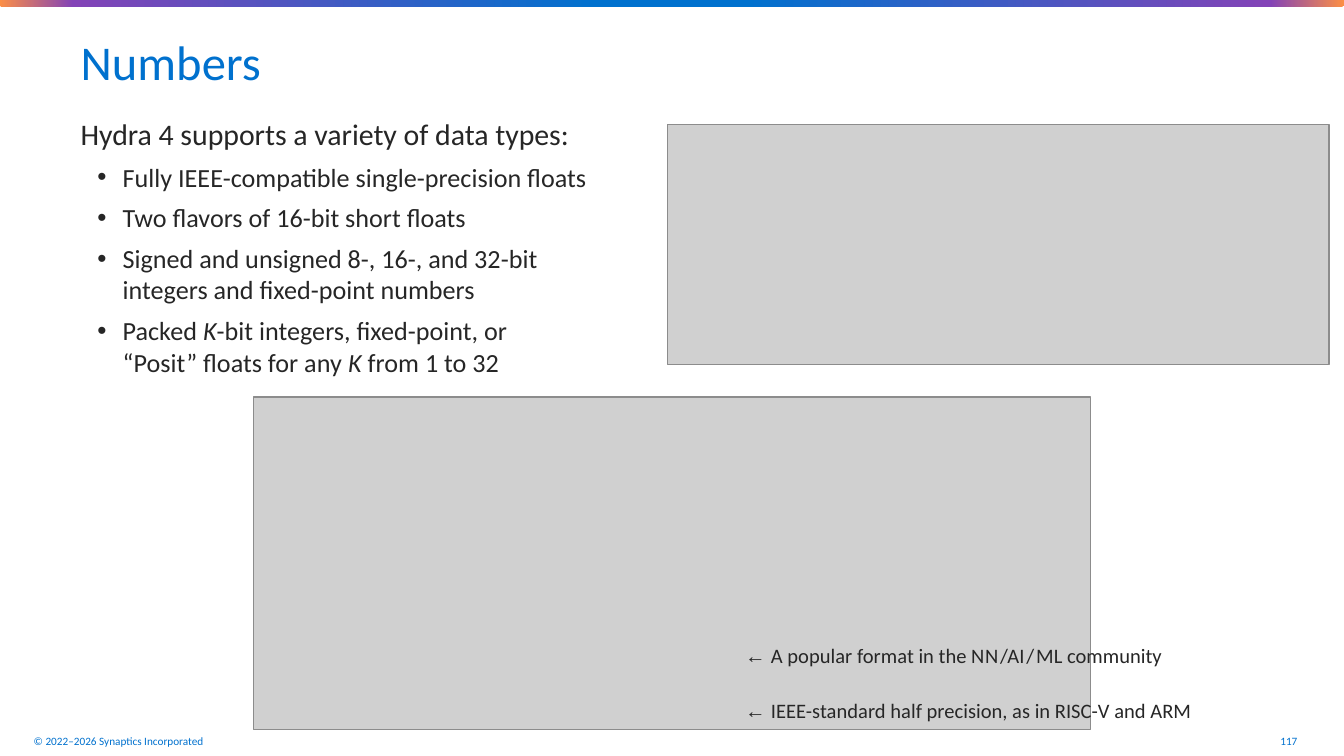
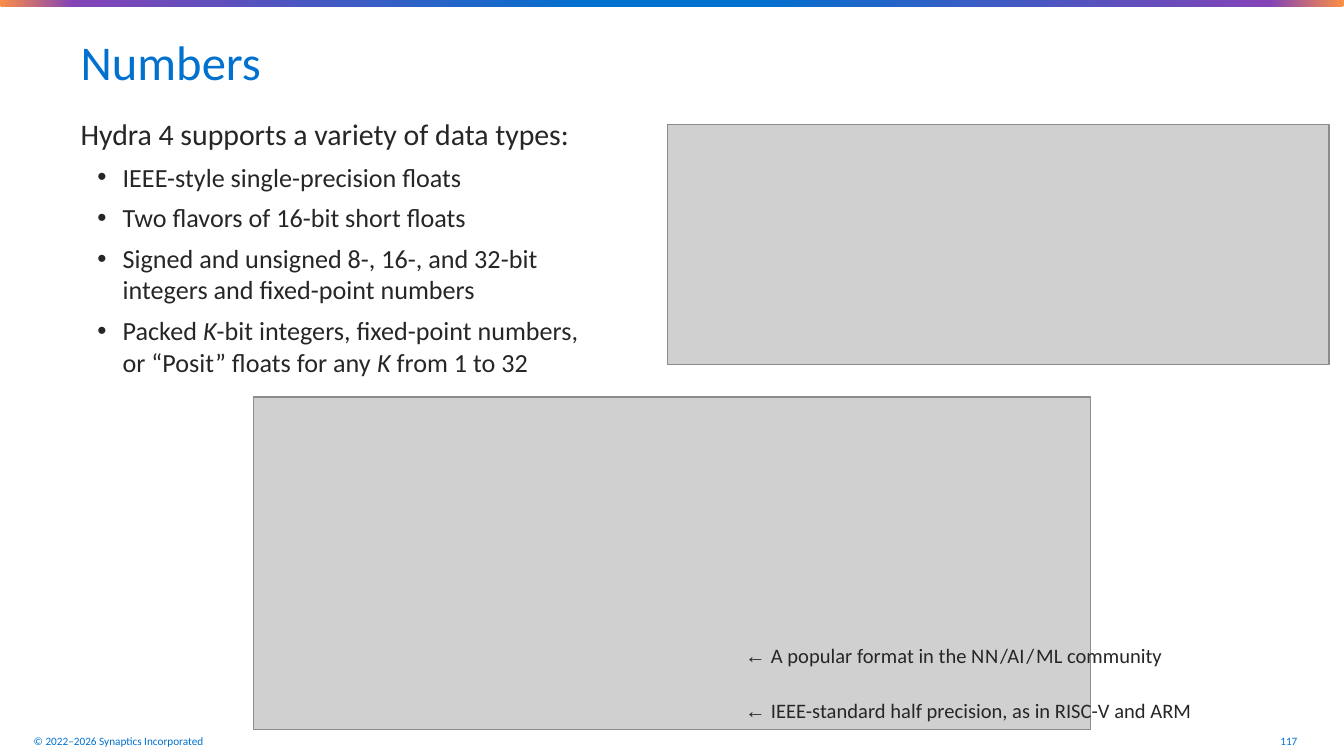
Before and after one commit to synaptics-public/synaptics-hydra, a slide deck: slide 117 of doc/hydra4-architecture-overview.pptx. Drawn at 1344x756 pixels with LibreOffice and Linux fonts; fonts in the diff are those of the drawing; grey boxes stand for pictures; background and template pictures are left out. Boxes give left, top, right and bottom in pixels: in the first picture for what was removed or moved away, otherwise in the second. Text is boxed around its words. In the diff, an @@ line names an element or a change of style, - is before the commit and + after.

```diff
--- a/doc/hydra4-architecture-overview.pptx
+++ b/doc/hydra4-architecture-overview.pptx
@@ text at bbox=[123, 169, 461, 192]: text changed @@
-  • Fully IEEE-compatible single-precision floats
+  • IEEE-style single-precision floats
@@ text at bbox=[123, 322, 579, 377]: text changed @@
-  • Packed K-bit integers, fixed-point, or
-    “Posit” floats for any K from 1 to 32
+  • Packed K-bit integers, fixed-point numbers,
+    or “Posit” floats for any K from 1 to 32
```
Also in this commit, not shown: 52 other slides changed, 2 slides added, 1 other file.
